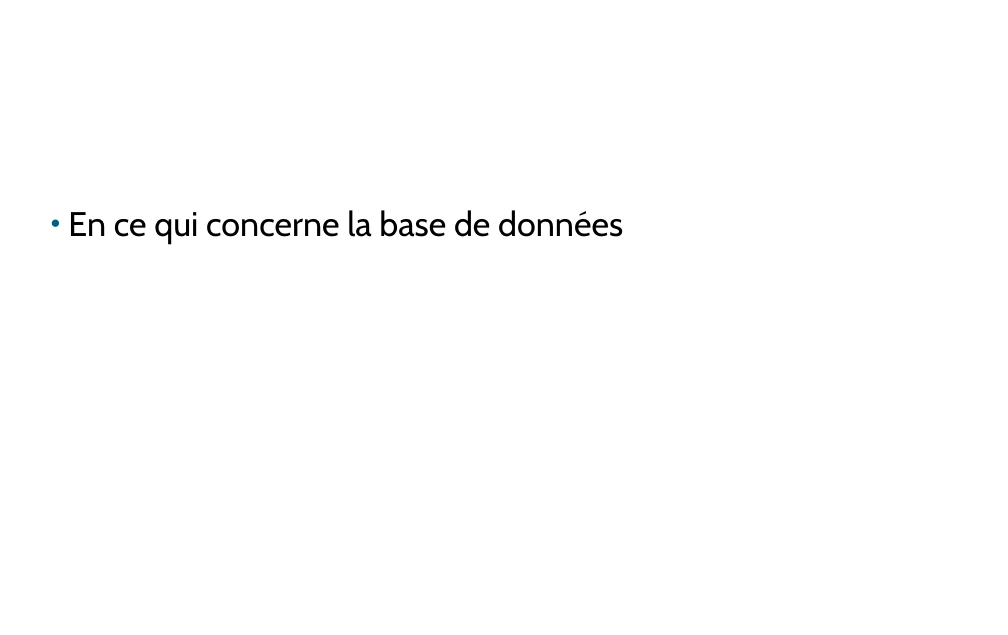
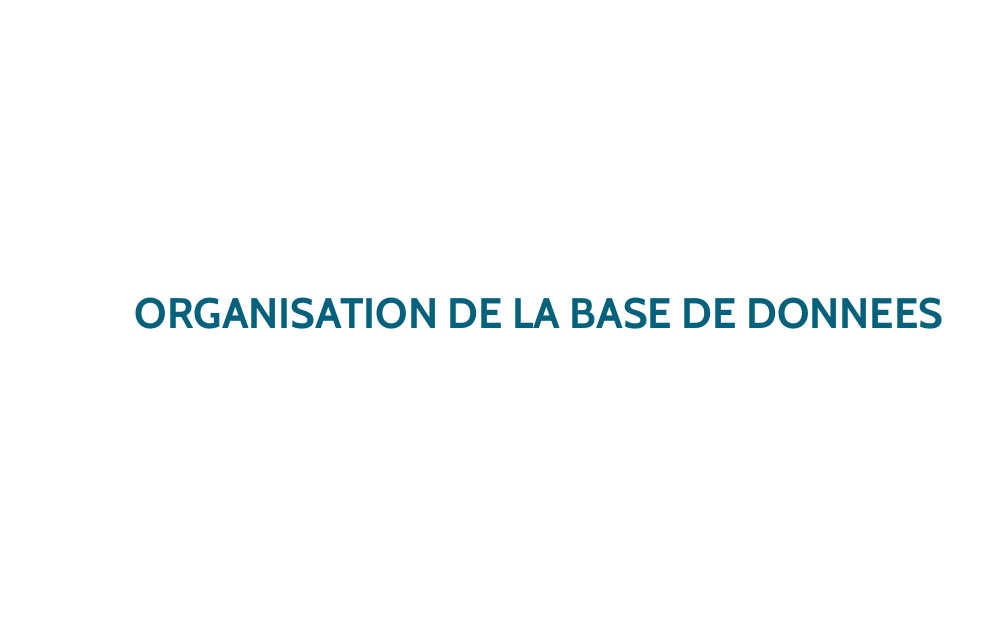
Before and after one commit to Makkrrssou/Concevez-la-solution-technique-d-un-syst-me-de-gestion-de-pizzeria, a slide deck: slide 11 of solution_technique_presentation.odp (slide 12 before the commit). Drawn at 1008x635 pixels with LibreOffice and Linux fonts; fonts in the diff are those of the drawing; background and template pictures are left out. Boxes give left, top, right and bottom in pixels: in the first picture for what was removed or moved away, otherwise in the second. Text is boxed around its words. In the diff, an @@ line names an element or a change of style, - is before the commit and + after.

```diff
--- a/solution_technique_presentation.odp
+++ b/solution_technique_presentation.odp
@@ text removed at box(68, 210, 623, 243) @@
-● En ce qui concerne la base de données
@@ text added at box(135, 297, 943, 329), 40 pt, text #04617B, bold @@
+ORGANISATION DE LA BASE DE DONNEES
```
Also in this commit, not shown: 3 other slides changed, 5 slides added, 1 slide removed, 6 other files.
